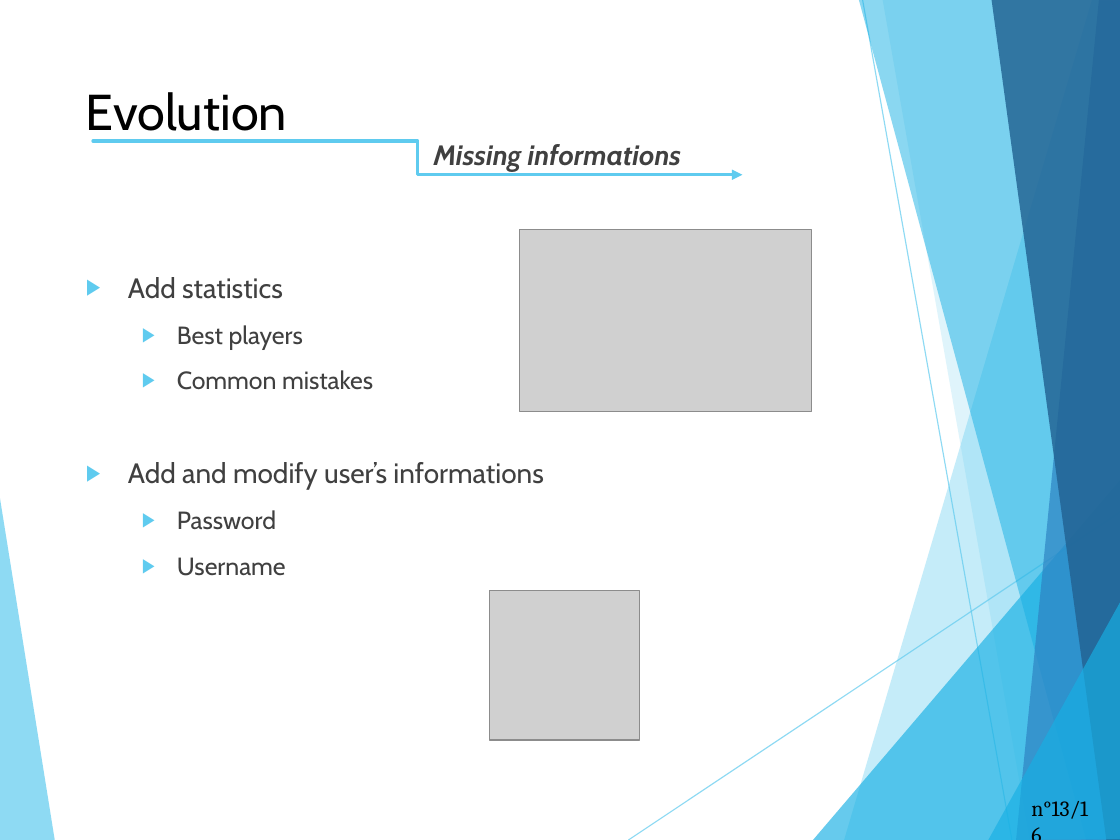
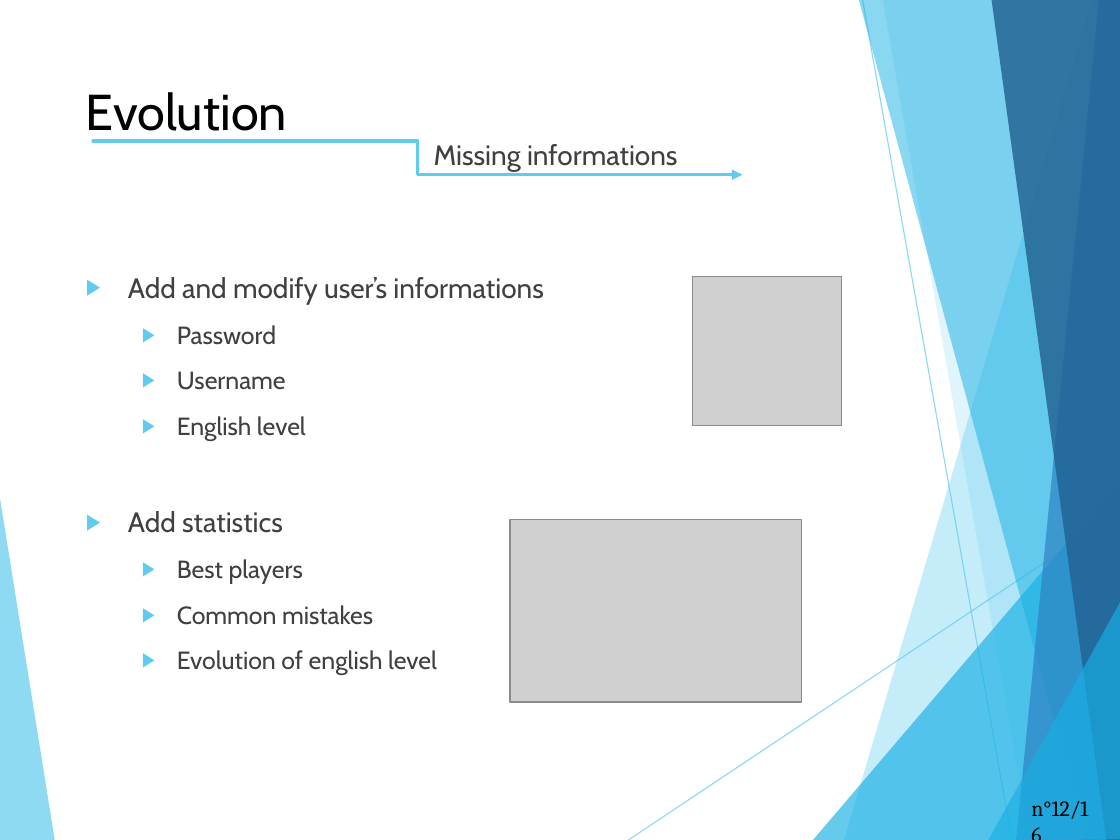
Before and after one commit to Terrasse/Dontforgetthelyrics, a slide deck: slide 12 of English_project.pptx (slide 13 before the commit). Drawn at 1120x840 pixels with LibreOffice and Linux fonts; fonts in the diff are those of the drawing; grey boxes stand for pictures. Boxes give left, top, right and bottom in pixels: in the first picture for what was removed or moved away, otherwise in the second. Text is boxed around its words. In the diff, an @@ line names an element or a change of style, - is before the commit and + after.

```diff
--- a/English_project.pptx
+++ b/English_project.pptx
@@ text "Missing informations" at (434, 144, 678, 172): bold off, italic off @@
@@ text at (128, 277, 543, 440): paragraphs added @@
+▶ Add and modify user’s informations
+  ▶ Password
+  ▶ Username
+  ▶ English level
@@ picture: place and size @@
-picture at (489, 590, 638, 739)
+picture at (692, 277, 841, 426)
@@ picture: place and size @@
-picture at (520, 230, 811, 412)
+picture at (510, 520, 801, 702)
@@ text at (177, 650, 437, 675): text changed; size 18 to 16 pt @@
-▶ Add and modify user’s informations
-  ▶ Password
-  ▶ Username
+  ▶ Evolution of english level
@@ page number at (1031, 801, 1088, 819): text changed @@
-n°13/16
+n°12/16
```
Also in this commit, not shown: 4 other slides changed.
